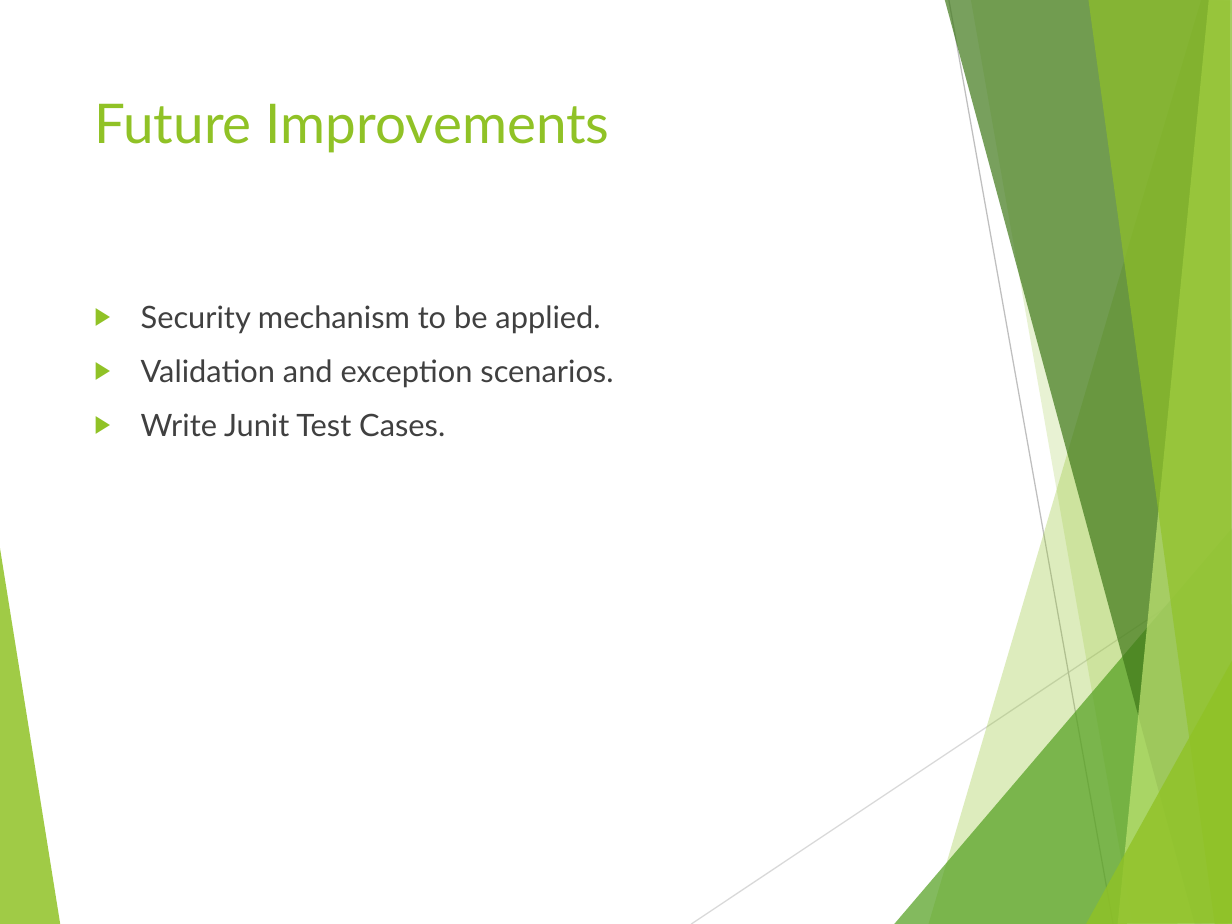
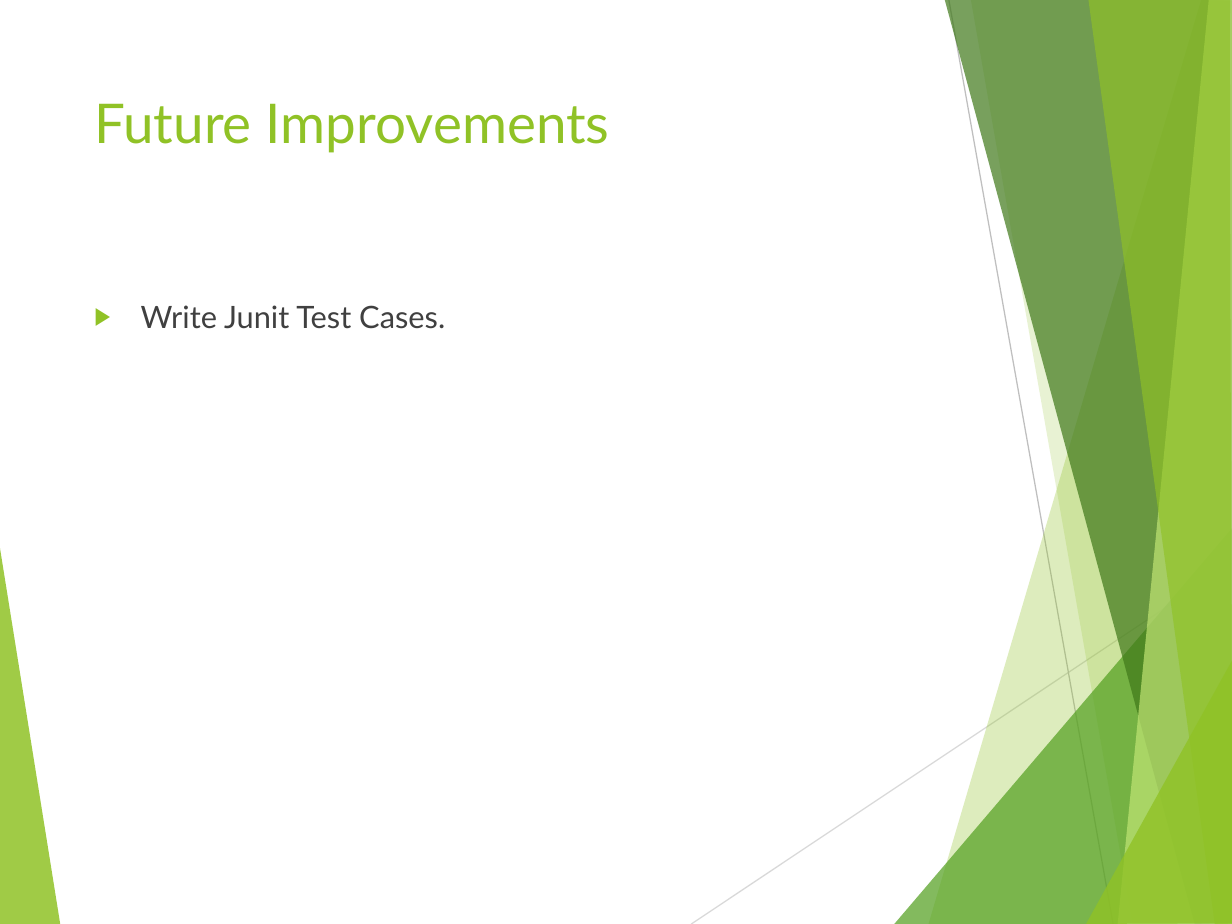
Before and after one commit to gaurav-account/adidas_to_deliver, a slide deck: slide 11 of slides.pptx. Drawn at 1232x924 pixels with LibreOffice and Linux fonts; fonts in the diff are those of the drawing. Boxes give left, top, right and bottom in pixels: in the first picture for what was removed or moved away, otherwise in the second. Text is boxed around its words. In the diff, an @@ line names an element or a change of style, - is before the commit and + after.

Commit message:
Updated Slides

```diff
--- a/slides.pptx
+++ b/slides.pptx
@@ text at (141, 305, 613, 388): paragraphs removed @@
-▶ Security mechanism to be applied.
-▶ Validation and exception scenarios.
```
